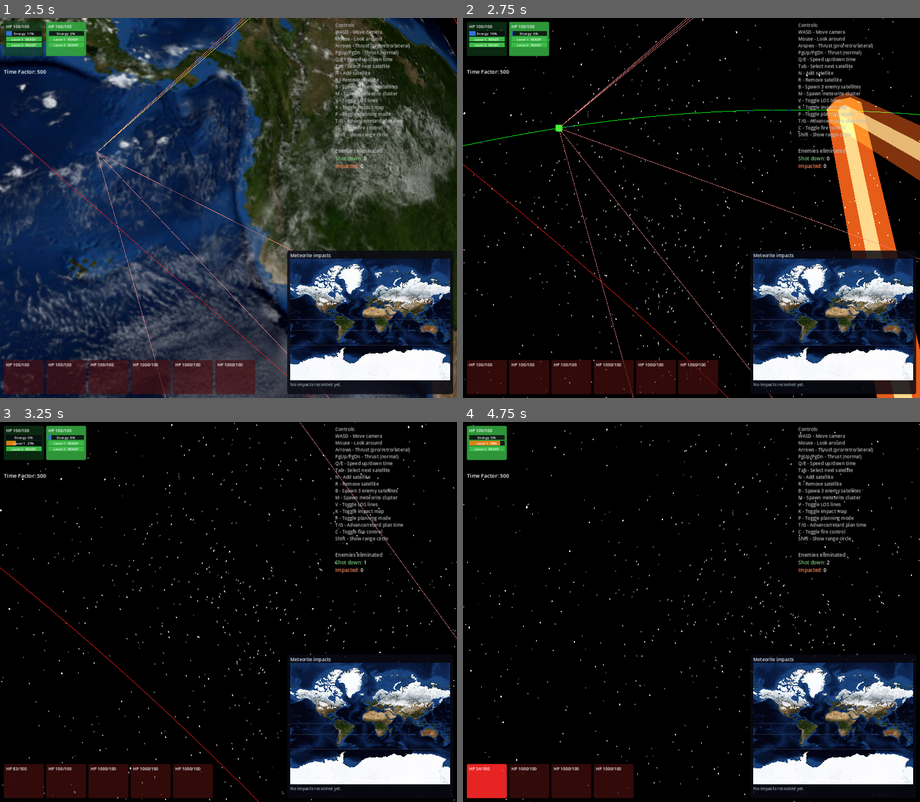
Above: before the commit, frames 1-4 (two rows, left to right).
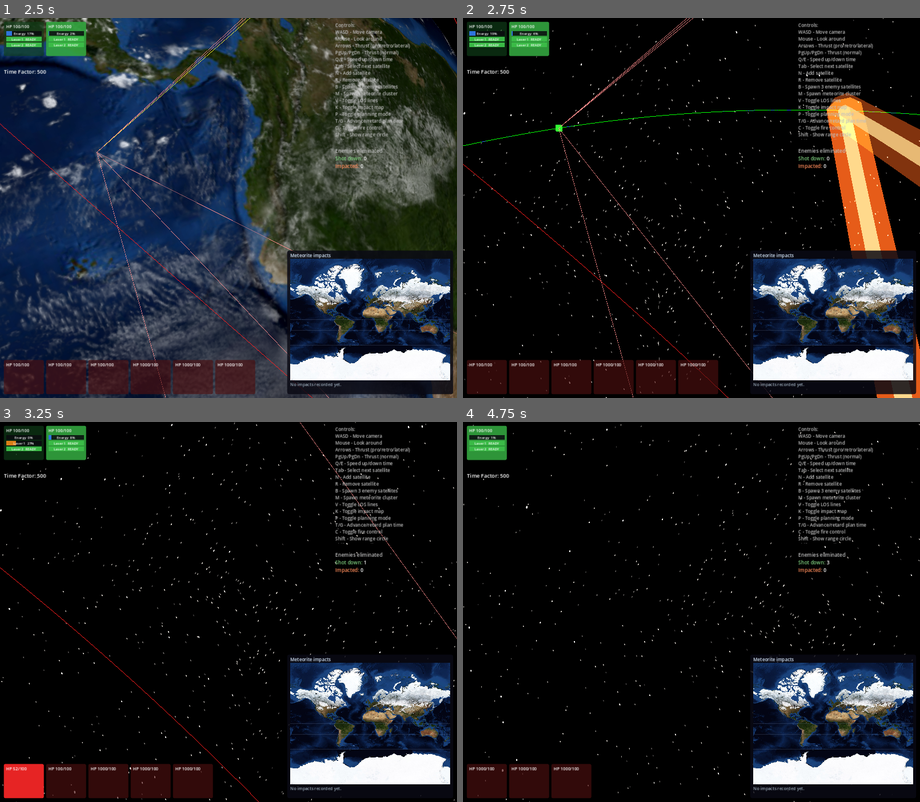
Above: after the commit, the same moments.

Repository: mellenburg/game
Game: Godot game, scene res://scenes/main.tscn
Two runs of this game, one before a commit and one after it. Both use one fixed random seed, a clock stepped at 60 frames per second and the inputs below.
Inputs (mouse positions are in pixels of both pictures, inside the frame that each line leads up to):
- Up to frame 1 (2.5 s): tap Enter at 0.5 s; move the mouse to (251, 208) at 0.52 s; hold W (move_forward) from 0.53 s (still down); tap B (add_enemies) at 0.6 s; move the mouse to (205, 208) at 1.27 s; tap M (add_meteorites) at 1.35 s; move the mouse to (237, 200) at 2.02 s; tap N (add_satellite) at 2.1 s
- Up to frame 2 (2.75 s): keep holding W (move_forward)
- Up to frame 3 (3.25 s): keep holding W (move_forward); move the mouse to (223, 619) at 2.77 s; tap T (planning_advance) at 2.85 s
- Up to frame 4 (4.75 s): keep holding W (move_forward); move the mouse to (723, 615) at 3.52 s; hold G (planning_retard) 3.53-4.28 s; move the mouse to (654, 608) at 4.27 s; tap R (remove_satellite) at 4.35 s

Frame 1 is identical in both runs. In frame 2, 0.5% of the frame differs, in the area x 21-100%, y 19-64%; in frame 3, 0.8%; in frame 4, 1.7%, in the area x 0-81%, y 3-100%.

Commit message:
Lasers: widen MAX_RANGE_KM to 40 000 km (~6.3 R_earth)
The previous 20 000 km ceiling cut hard at ~3.1 Earth radii, leaving
two LEO satellites on opposite sides of Earth (~14 000 km) already
at 0.3x damage and pushing every meteorite intercept (spawn shell at
40–70 000 km altitude) outside the envelope until the body had fallen
deep into the inner play area. 40 000 km keeps the falloff honest at
typical combat distances while still penalising long-range potshots.

The cap also bounds engagement_range_km via set_engagement_range, so
the fire-control circle automatically inherits the new 40 000 km lid
and can never render larger than the physics-level kill envelope.
RANGE_RATE_KM_PER_SEC doubles to 10 000 to keep the "~4 second full
sweep" intent intact under the wider band.

Diff:
--- a/godot/scripts/earth_system.gd
+++ b/godot/scripts/earth_system.gd
@@ -25,7 +25,7 @@
 # so an operator can sweep the full settable band (MIN_ENGAGEMENT_RANGE
 # to MAX_RANGE) in roughly four seconds — fast enough to feel
 # responsive, slow enough to land on a chosen ring.
-const RANGE_RATE_KM_PER_SEC: float = 5000.0
+const RANGE_RATE_KM_PER_SEC: float = 10000.0
 
 const ENEMIES_PER_SPAWN: int = 3
 const ENEMY_ALT_MIN_KM: float = 600.0
--- a/godot/scripts/weapons/laser_weapon.gd
+++ b/godot/scripts/weapons/laser_weapon.gd
@@ -26,11 +26,14 @@
 # 160 sim-sec to fully cool from overheated.
 const COOL_PER_SEC: float = HEAT_PER_SEC / 4.0
 # Distance at which damage drops to zero. Linear falloff between 0 km
-# (full damage) and MAX_RANGE_KM (no damage). Sized roughly to the
-# diameter of LEO engagements so the falloff is felt at typical combat
-# spreads without making point-blank shots feel stronger than they
-# already are.
-const MAX_RANGE_KM: float = 20000.0
+# (full damage) and MAX_RANGE_KM (no damage). 40 000 km ≈ 6.3 Earth
+# radii — wide enough that two LEO satellites on opposite sides of
+# Earth (~14 000 km, ~0.65× damage) still hit usefully, while keeping
+# a clear penalty against the high meteorite spawn shell (40–70 000
+# km altitude). Doubles as the hard cap on the operator's
+# engagement_range_km, so the on-plane fire-control circle can never
+# render larger than the physics-level kill envelope.
+const MAX_RANGE_KM: float = 40000.0
 # Floor on a satellite's user-set engagement range. Pulling it below
 # this would let an operator effectively disable fire control.
 const MIN_ENGAGEMENT_RANGE_KM: float = 500.0
